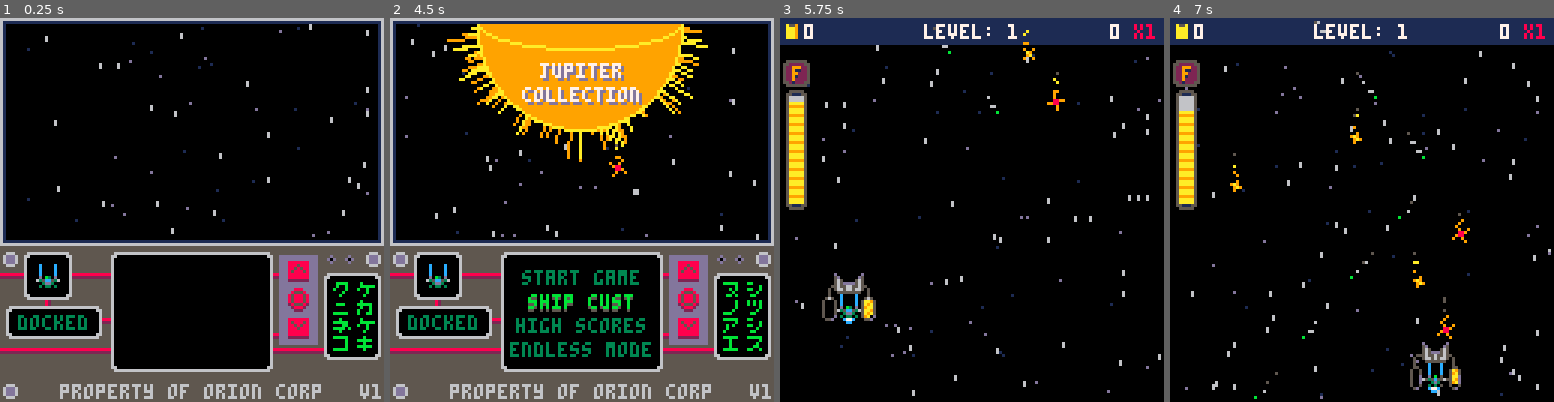
Above: before the commit, frames 1-4 (left to right).
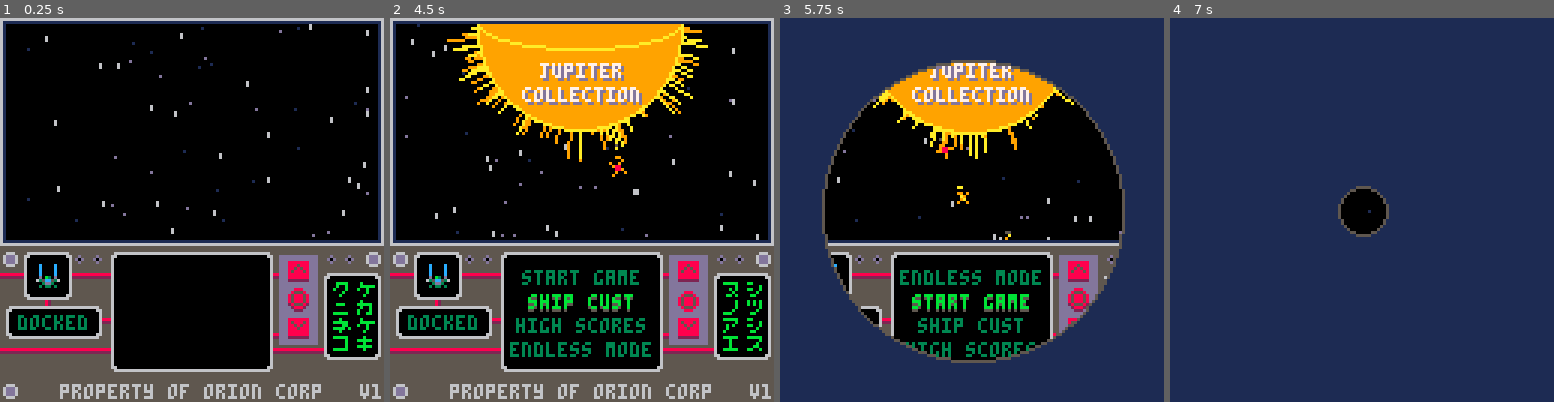
Above: after the commit, the same moments.

Repository: jacobneal65/drop-p8
Game: PICO-8 cartridge drop.p8
Same seed, same stepped clock (60 frames per second), same inputs: the game is played once before the commit and once after it.
Inputs:
- Up to frame 1 (0.25 s): no input
- Up to frame 2 (4.5 s): tap X (X key) at 0.33, 1.07, 1.85, 2.97, 4.08 s; tap O (Z key) at 0.7, 1.7, 2.1, 2.5, 2.9, 3.3, 3.7, 4.1 s; hold Right 1.6-2.1 s; hold Up 2.15-2.42 s; hold Right 2.47-3.03 s; hold Left 3.08-3.58 s; hold Down 3.63-3.97 s; hold Right from 4.02 s (still down)
- Up to frame 3 (5.75 s): tap O (Z key) every 0.4 s from 4.5 to 5.7 s; release Right at 4.68 s; hold Up 4.73-5.03 s; hold Left 5.08-5.68 s; tap X (X key) at 5.2 s; hold Down from 5.73 s (still down)
- Up to frame 4 (7 s): release Down at 6.03 s; hold Right 6.08-6.58 s; tap O (Z key) at 6.1, 6.5, 6.9 s; tap X (X key) at 6.32 s; hold Right from 6.63 s (still down)

The runs differ from the first frame. In frame 1, less than 0.1% of the frame differs, in the area x 19-27%, y 61-65%; in frame 2, 0.2%; in frame 3, 63%; in frame 4, 92%, in the area x 0-100%, y 0-100%.

Commit message:
updated start game

Diff:
--- a/drop.p8
+++ b/drop.p8
@@ -7,7 +7,7 @@
 function _init()
 	v="1"
 	level=1
-	wave=1
+	wave=7
 	t=0
 	debug={""}
 	effects={}
@@ -76,7 +76,7 @@
 	fruit_chain=0
 	tf_tmr=0--transfer timer
 
-	poke(0x5f34, 0x2)--circfade
+	poke(0x5f34, 0x2)--enable mask
 	fade_dir=0
 	fadding=false
 	fade_r=100
@@ -212,18 +210,43 @@
 		btn_sprs[3]=110
 		btn_tmr=5
 		if m[2]=="start game" then
-			s_state="launch"
-			in_menu=false
-			init_level()
-		end
-
-	end
+
+			init_start_game()
+		end
+	end
+
+end
+
+function init_start_game()
 	--🅾️ btn press timer
+	sg_tmr=0
+	in_menu=false
+	s_stat="launch"
+	s_clr=2
+	_upd=upd_start_game
+	init_circfade()
+end
+
+function upd_start_game()
 	if btn_tmr>0 then
 		btn_tmr-=1
 	else
 		btn_sprs[3]=94
 	end
+	if sg_tmr<6 then
+		sg_tmr+=1
+	else
+		if fade_dir == 1 then
+			init_eol(8)
+		end
+
+	end
+
+	--launch ship
+	--show sun
+	--init level
+
+	--init_level()
 end
 
 function lerp_menu()
@@ -239,10 +262,6 @@
 	end
 end
 
-function oline(x1,y1,x2,y2,c1,c2,xo,yo)
-	line(x1,y1,x2,y2,c1)
-	line(x1+xo,y1+yo,x2+xo,y2+yo,c2)
-end
 
 function drw_menu()
 	local oc1,oc2=8,2--cord colors
@@ -306,6 +325,11 @@
 		pset(116,80,0)
 		circ(110,80,1,13)
 		pset(110,80,0)
+
+		circ(32,80,1,13)
+		pset(32,80,0)
+		circ(26,80,1,13)
+		pset(26,80,0)
 		--r console
 		roundrect(108,85,19,29,6,0)
 		local ct=1
@@ -492,11 +516,12 @@
 
 function drw_fruit()
 	--fruit
+	local l,d=sclrl[level],sclrd[level]
 	for t in all(fruits) do
-		circfill(t.x+4,t.y+4,2,sclrd[level])
-		rectfill(t.x+3,t.y+3,t.x+5,t.y+5,sclrl[level])
+		circfill(t.x+4,t.y+4,2,l)
+		rectfill(t.x+3,t.y+3,t.x+5,t.y+5,d)
 		pset(t.x+3,t.y+3,7)
-		fire(t.x+5,t.y+5,0,-0.5,2,3,f3c)
+		fire(t.x+5,t.y+5,0,-0.5,2,3,{l,l,l,d})
 	end
 	--fruitlet
 	for fl in all(fruitlet) do
@@ -852,7 +877,7 @@
 end
 -->8
 --end of level
-function init_eol()
+function init_eol(_e)
 	s_tmr=0
 	dk_tmr=0--dock
 	m_off=80
@@ -866,11 +891,21 @@
 	w_off=-100
 	init_plerp()
 	d_plyr=drw_player--draw fn
-	e_state=0
+	fl_state=true--jump to middle of eol
+	if _e then
+		fl_state=false
+		e_state=_e
+		m_off=120
+		d_plyr=blank
+		mv_plyr=false
+	else
+		e_state=0
+	end
 	eol_mask=10
 	ismask=true
 	fl_off=-20
 	sun_off=140
+	gen_tmr=0
 	_upd=upd_eol
 	_drw=drw_eol
 end
@@ -883,26 +918,27 @@
 			e_state=1
 		end
 	end
-
-	if mv_plyr then
-		p_lerp(74,72)
-	else
-		s_tmr=min(s_tmr+1,90)
-		if s_tmr==60 then
-			temp_points=mult*temp_points
-			mult=1
-			score_intensity=0.5
-			sfx(11)
-		elseif s_tmr>=90 then
-			if temp_points > 0 then
-				if temp_points > 50 then
-					points+=50
-					temp_points-=50
-				else
-					points+=temp_points
-					temp_points-=temp_points
+	if fl_state then
+		if mv_plyr then
+			p_lerp(74,72)
+		else
+			s_tmr=min(s_tmr+1,90)
+			if s_tmr==60 then
+				temp_points=mult*temp_points
+				mult=1
+				score_intensity=0.5
+				sfx(11)
+			elseif s_tmr>=90 then
+				if temp_points > 0 then
+					if temp_points > 50 then
+						points+=50
+						temp_points-=50
+					else
+						points+=temp_points
+						temp_points-=temp_points
+					end
+					sfx(12)
 				end
-				sfx(12)
 			end
 		end
 	end
@@ -975,6 +1011,7 @@
 		--warp out
 		p_y=max(p_y-5,30)
 		if p_y==30 then
+			level+=1
 			d_plyr=blank
 			e_state =7
 			gen_tmr=0
@@ -1041,7 +1078,6 @@
 	end
 	if e_state==13 then
 		if level < #levels then
-			level+=1
 			_upd=upd_level
 			_drw=drw_level
 			fuel_mask_r=fuel_mask_mx
@@ -1460,6 +1496,11 @@
 	rectfill(_x+1,_y,_x+max(_w-1,0)-1,_y+max(_h-1,0),_oc)
 	rectfill(_x+1,_y+2,_x+max(_w-1,0)-1,_y+max(_h-1,0)-2,_ic)
 	rectfill(_x+2,_y+1,_x+max(_w-1,0)-2,_y+max(_h-1,0)-1,_ic)
+end
+
+function oline(x1,y1,x2,y2,c1,c2,xo,yo)
+	line(x1,y1,x2,y2,c1)
+	line(x1+xo,y1+yo,x2+xo,y2+yo,c2)
 end
 
 function oprint(_t,_x,_y,_main_c,_shadow_c)
